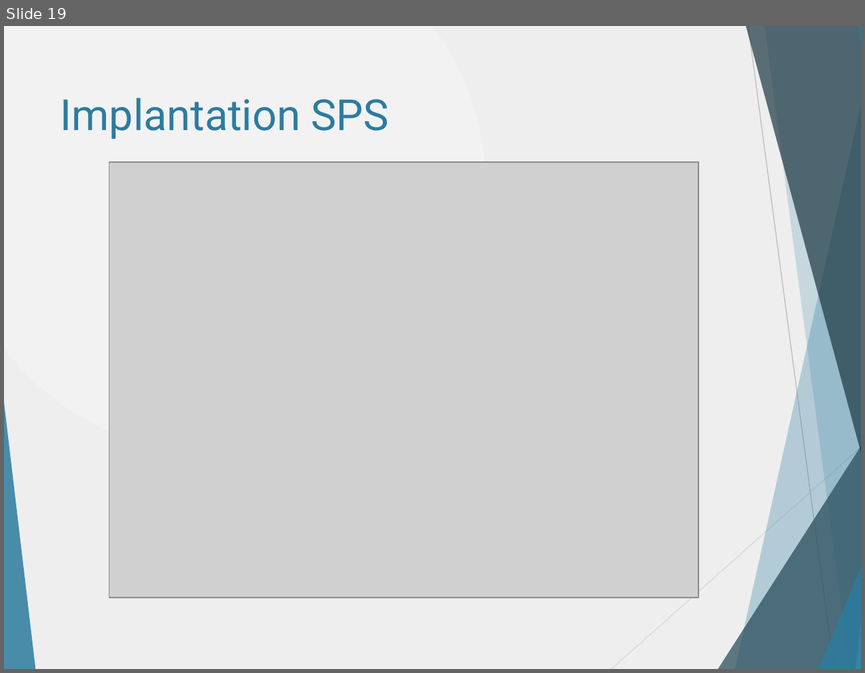
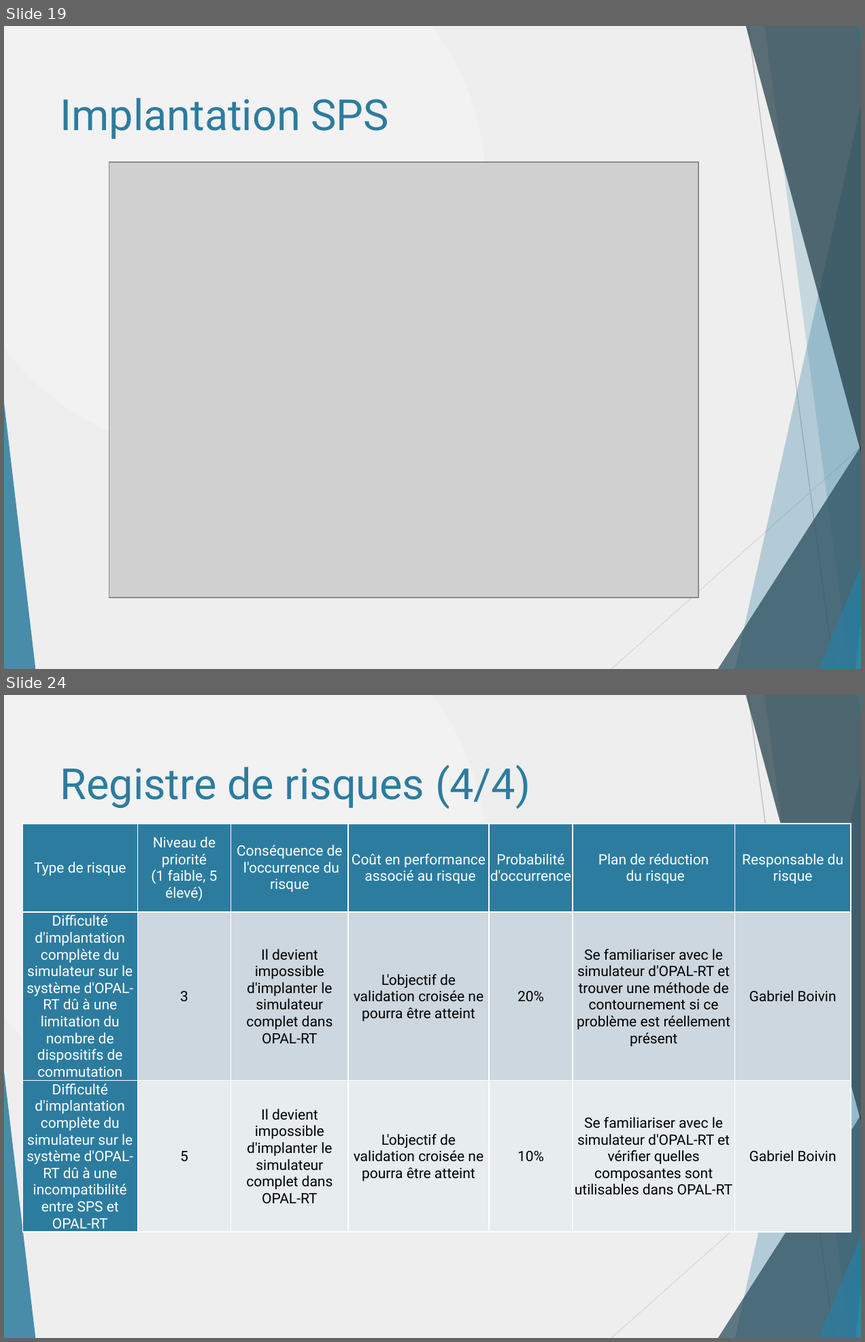
Before and after one commit to danthib76/DesignIV, a slide deck: Remise/Remise 2/Presentation1_corrigee_DT.pptx. Shown one above the other, each under a label of ours: slide 19 before the commit, slides 19 and 24 after it; the slides between them are not shown. The pictures are 865x673 and 865x1342 pixels, drawn with LibreOffice and Linux fonts; fonts in the diff are those of the drawing; grey boxes stand for pictures. Boxes give left, top, right and bottom in pixels: in the first picture for what was removed or moved away, otherwise in the second. Text is boxed around its words. In the diff, an @@ line names an element or a change of style, - is before the commit and + after.

Commit message:
Registre de risque, plan de test, gantt et WBS intégré dans le PPT

```diff
--- a/Remise/Remise 2/Presentation1_corrigee_DT.pptx
+++ b/Remise/Remise 2/Presentation1_corrigee_DT.pptx
@@ slide 24 added at (4,695,861,1338), background gradient #F2F2F2 to #EEEEEE; not listed: 10 template elements that a slide beside it also shows @@
@@ title added at (60,764,530,809), 36 pt, text #2C7C9F @@
+Registre de risques (4/4)
@@ table added at (23,824,851,1239), 3 rows, 7 columns @@
+Type de risque | Niveau de priorité (1 faible, 5 élevé) | Conséquence de l'occurrence du risque | Coût en performance associé au risque | Probabilité d'occurrence | Plan de réduction du risque | Responsable du risque
+Difficulté d'implantation complète du simulateur sur le système d'OPAL-RT dû à une limitation du nombre de dispositifs de commutation | 3 | Il devient impossible d'implanter le simulateur complet dans OPAL-RT | L'objectif de validation croisée ne pourra être atteint | 20% | Se familiariser avec le simulateur d'OPAL-RT et trouver une méthode de contournement si ce problème est réellement présent | Gabriel Boivin
+Difficulté d'implantation complète du simulateur sur le système d'OPAL-RT dû à une incompatibilité entre SPS et OPAL-RT | 5 | Il devient impossible d'implanter le simulateur complet dans OPAL-RT | L'objectif de validation croisée ne pourra être atteint | 10% | Se familiariser avec le simulateur d'OPAL-RT et vérifier quelles composantes sont utilisables dans OPAL-RT | Gabriel Boivin
```
Also in this commit, not shown: 9 other slides added.
